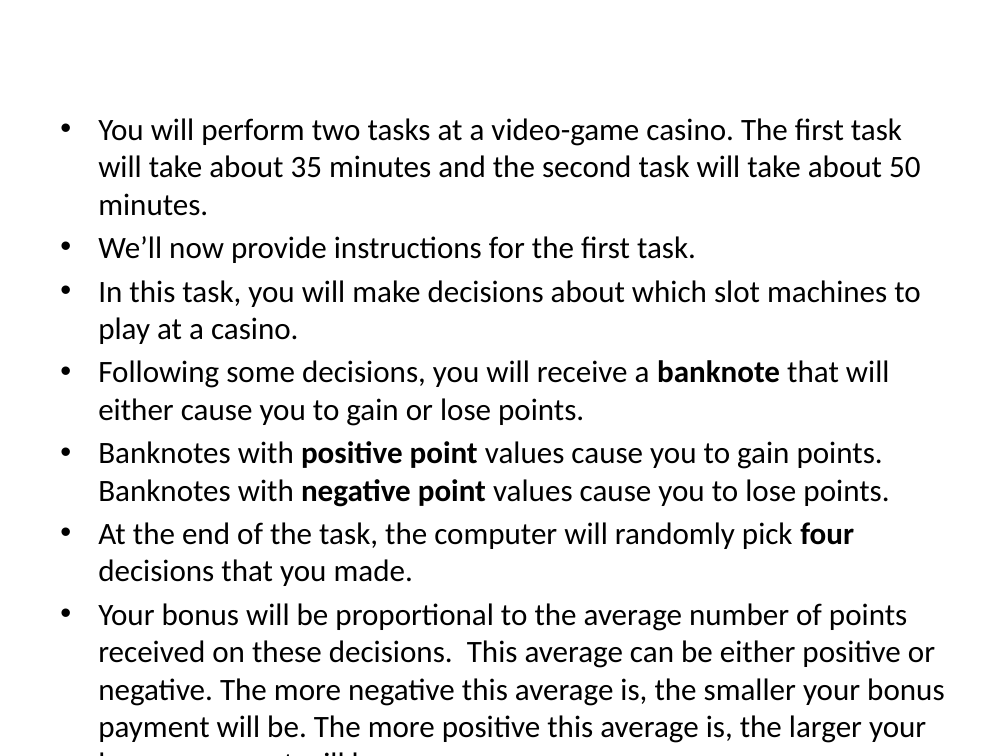
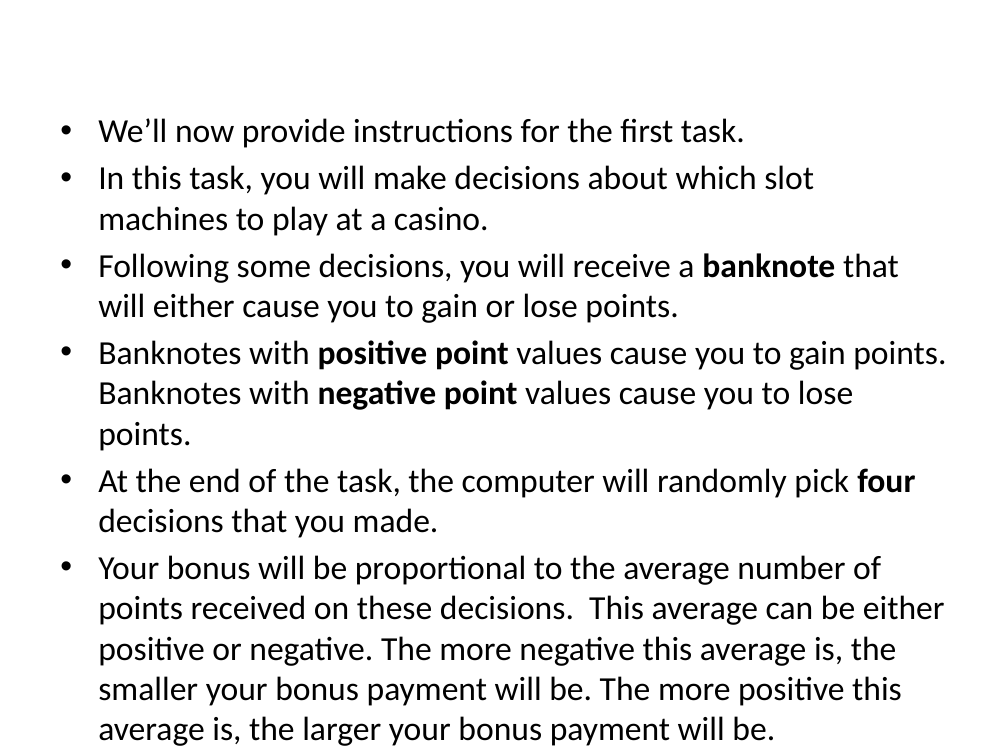
Before and after one commit to evanrussek/Gamble_Task_browser, a slide deck: slide 2 of public/Stimuli/uws_instr_slides.pptx. Drawn at 1008x756 pixels with LibreOffice and Linux fonts; fonts in the diff are those of the drawing. Boxes give left, top, right and bottom in pixels: in the first picture for what was removed or moved away, otherwise in the second. Text is boxed around its words. In the diff, an @@ line names an element or a change of style, - is before the commit and + after.

```diff
--- a/public/Stimuli/uws_instr_slides.pptx
+++ b/public/Stimuli/uws_instr_slides.pptx
@@ text "We’ll now provide instructions for ..." at (98, 118, 946, 706): size 22.2 to 24 pt @@
@@ text at (98, 118, 920, 216): paragraph removed @@
-• You will perform two tasks at a video-game casino. The first task will take about 35 minutes and the second task will take about 50 minutes.
```
Also in this commit, not shown: 1 other slide changed, 13 other files.
